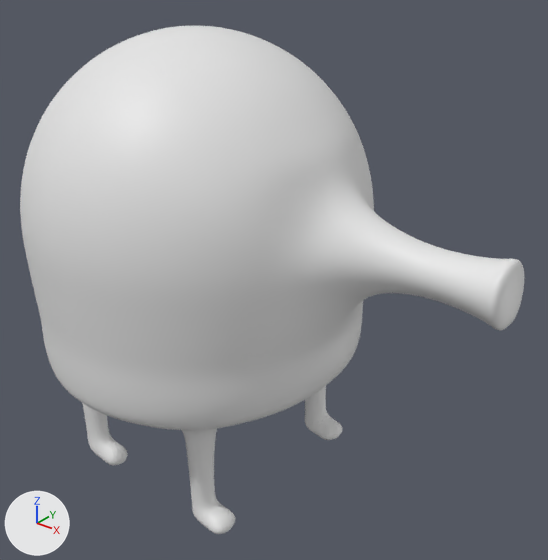
What one commit did to the FBX model Game1/Models/doodle.fbx.
Rendered twice from a camera (50 mm lens) standing at (2.92, -2.97, 2.19) and looking at (0.51, 0.05, 0.32). The lights are fixed; the arrows at lower left show +X, +Y and +Z.

Before the edit, the objects in view are built like this:
```python
me_mesh = bpy.data.meshes.new('Mesh')
me_mesh.from_pydata(...)  # 9858 vertices, 9856 faces; spans x -1.0..1.9, y -0.99..0.99, z -1.02..1.65
ob_cube = bpy.data.objects.new('Cube', me_mesh)
ob_cube.location = (0.0, 0.0, 0.0)
```
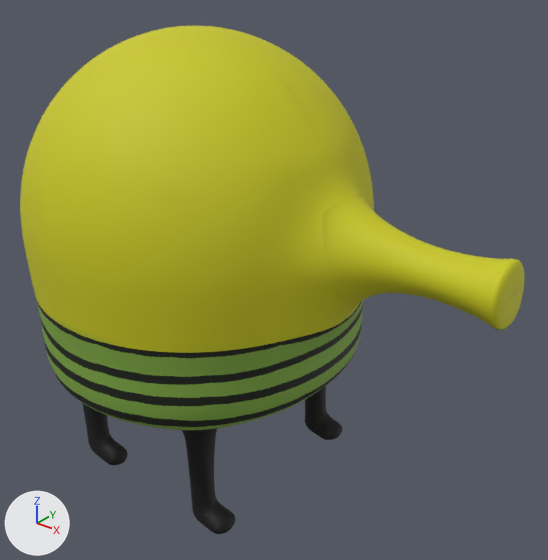
Where the newer file only moved an object's origin or applied its transform, the numbers keep the older frame.

What the commit changed:
Picture 'doodle1.png' (img_doodle1_png) is new.
Material 'Material' (mat_material) is new.
Its texture is img_doodle1_png (with its transparency).
Its roughness is 0.69.
me_mesh has 9858 vertices, 9856 faces and spans x -1.0..1.9, y -0.99..0.99, z -1.02..1.65.
me_mesh now uses material mat_material (picture img_doodle1_png).

Changed parts and their boxes [x1, y1, x2, y2] in the pictures (548 x 560 px):
'Cube', recoloured (white to yellow)
    both: [20, 26, 524, 534]
